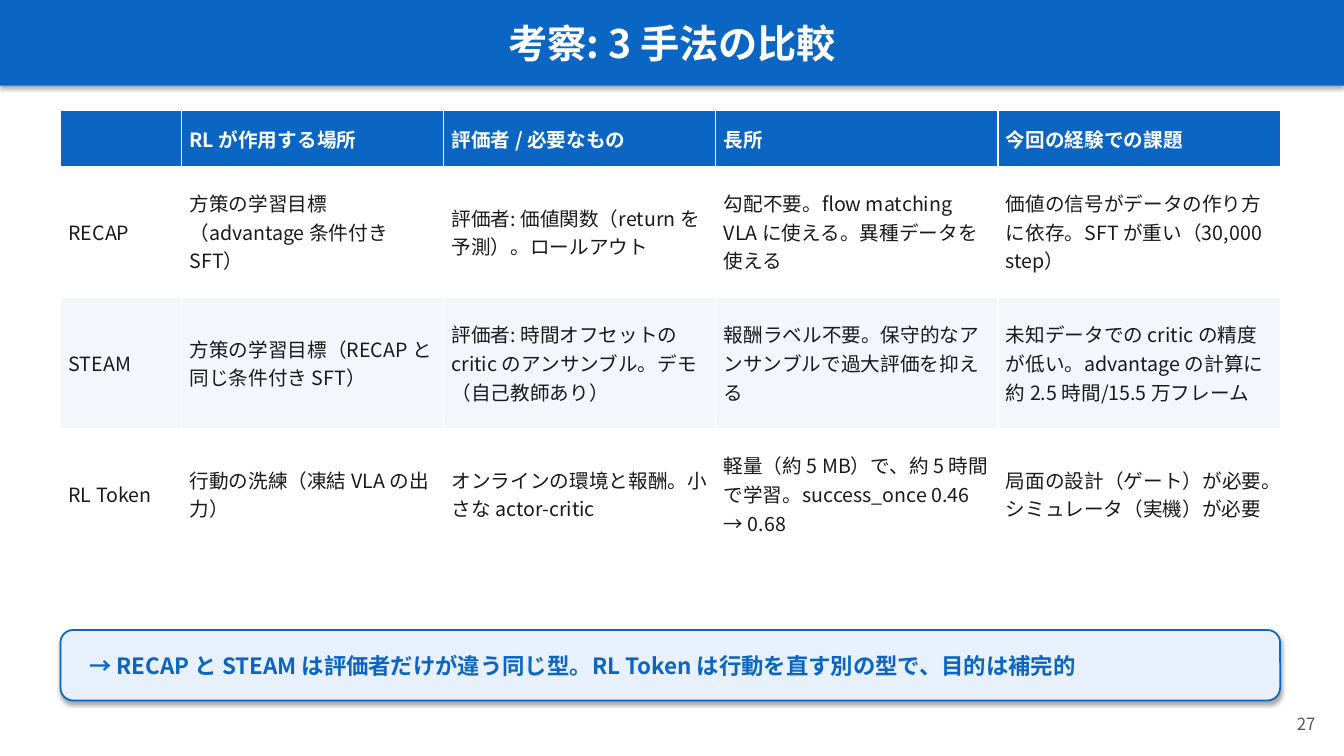
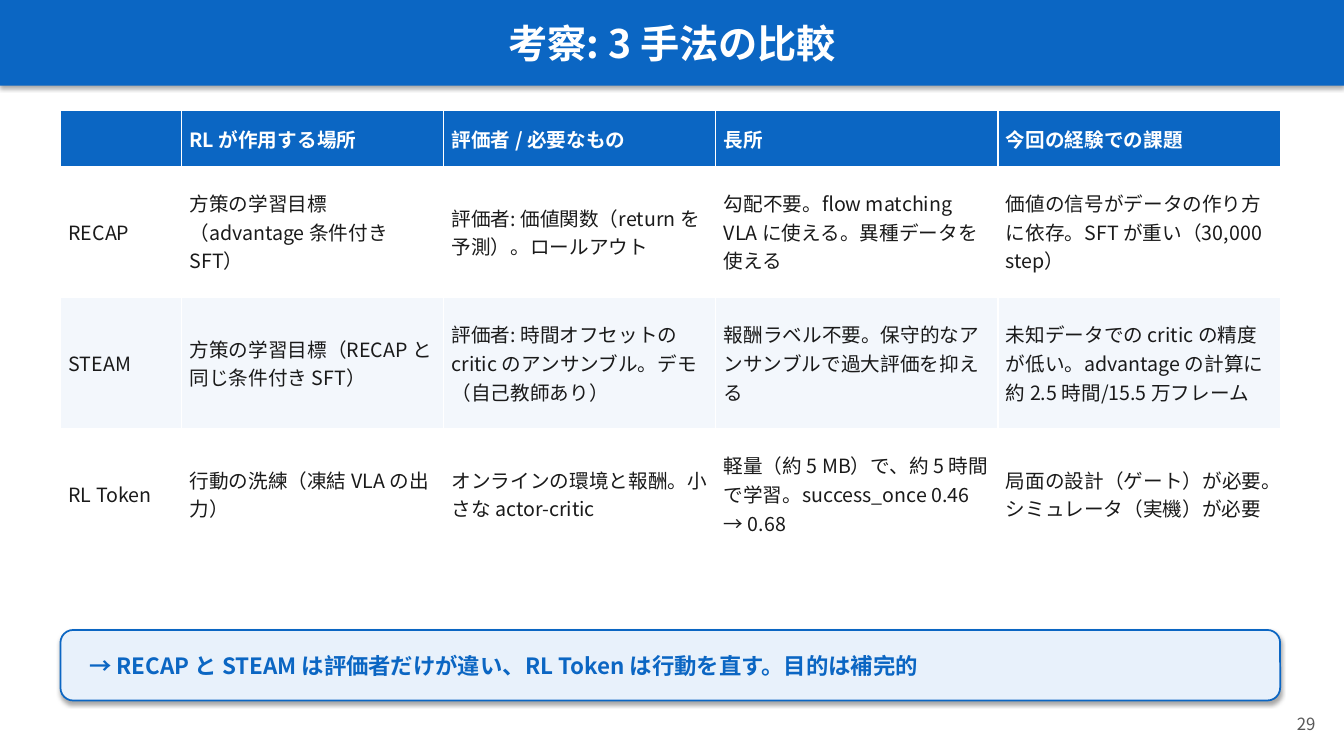
Before and after one commit to Junhand/libero_RL, a slide deck: slide 29 of docs/RECAP_STEAM_RLToken.pptx (slide 27 before the commit). Drawn at 1344x756 pixels with LibreOffice and Linux fonts; fonts in the diff are those of the drawing. Boxes give left, top, right and bottom in pixels: in the first picture for what was removed or moved away, otherwise in the second. Text is boxed around its words. In the diff, an @@ line names an element or a change of style, - is before the commit and + after.

```diff
--- a/docs/RECAP_STEAM_RLToken.pptx
+++ b/docs/RECAP_STEAM_RLToken.pptx
@@ text in rounded rectangle at (117, 655, 918, 676): text changed @@
-→ RECAP と STEAM は評価者だけが違う同じ型。RL Token は行動を直す別の型で、目的は補完的
+→ RECAP と STEAM は評価者だけが違い、RL Token は行動を直す。目的は補完的
@@ text at (1297, 717, 1316, 730): text changed @@
-27
+29
```
Also in this commit, not shown: 16 other slides changed, 3 slides added, 1 slide removed, 4 other files.
